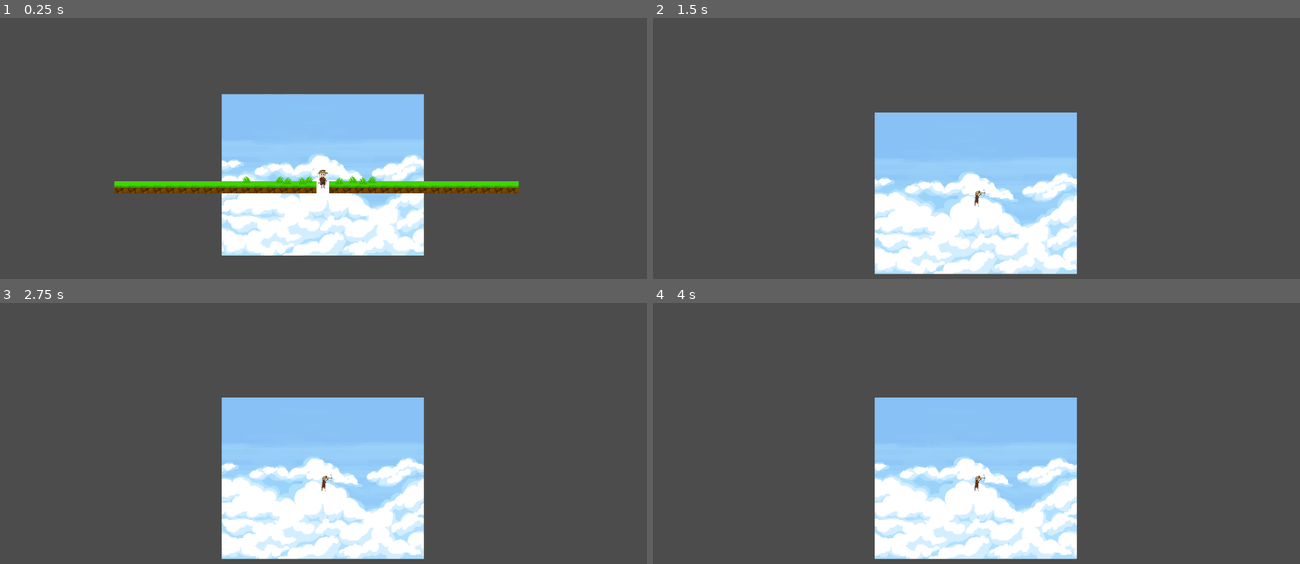
Above: before the commit, frames 1-4 (two rows, left to right).
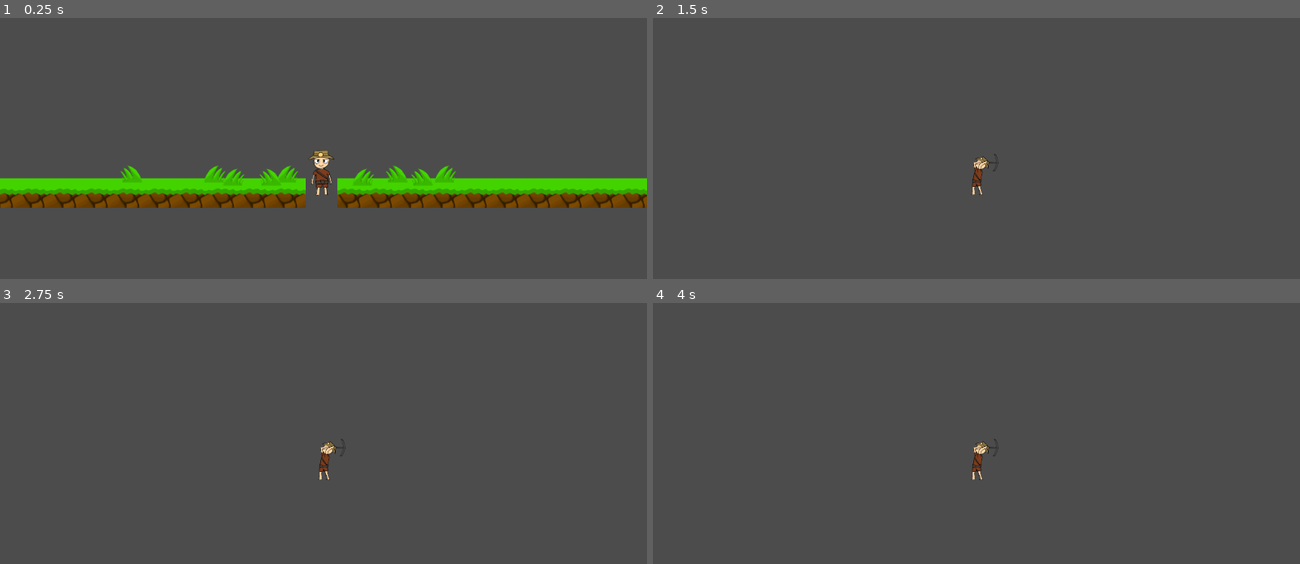
Above: after the commit, the same moments.

Repository: martintan/godot_games
Game: Godot game, scene res://Game.tscn
Same seed, same stepped clock (60 frames per second), same inputs: the game is played once before the commit and once after it.
Inputs:
- Up to frame 1 (0.25 s): no input
- Up to frame 2 (1.5 s): tap 1 (tool_1) at 0.6 s; tap Enter at 1.25 s; tap 2 (tool_2) at 1.35 s
- Up to frame 3 (2.75 s): tap 3 (tool_3) at 2.1 s
- Up to frame 4 (4 s): tap 1 (tool_1) at 2.85 s; tap Space at 3.5 s; tap 2 (tool_2) at 3.6 s

The runs differ from the first frame. In frame 1, 27% of the frame differs, in the area x 0-100%, y 29-92%; in frame 2, 19%; in frame 3, 19%; in frame 4, 19%.
Error in both runs: Attempt to call function 'connect' in base 'null instance' on a null instance. (res://TileMap/LevelTM.gd:31)

Commit message:
Add files via upload

Diff:
--- a/Procedural Miner/Blocks/BlockFactory.gd
+++ b/Procedural Miner/Blocks/BlockFactory.gd
@@ -9,7 +9,7 @@
 	pass
 
 func get_random_block():
-	return get_child( floor(rand_range(0, get_child_count())) ).duplicate()
+	return get_child( floor(rand_range(0, get_child_count()-1)) ).duplicate()
 
 func get_block(BLOCK_TYPE):
 	return get_child(BLOCK_TYPE).duplicate()
--- a/Procedural Miner/Blocks/BlockFactory.tscn
+++ b/Procedural Miner/Blocks/BlockFactory.tscn
@@ -16,7 +16,12 @@
 custom_solver_bias = 0.0
 extents = Vector2( 50, 50 )
 
-[node name="BlockFactory" type="Node"]
+[sub_resource type="RectangleShape2D" id=3]
+
+custom_solver_bias = 0.0
+extents = Vector2( 50, 50 )
+
+[node name="BlockFactory" type="Node" index="0"]
 
 script = ExtResource( 1 )
 block_queue_size = 5
@@ -41,6 +46,7 @@
 
 [node name="CollisionShape2D" type="CollisionShape2D" parent="Dirt" index="1"]
 
+visible = false
 position = Vector2( 50, 50 )
 shape = SubResource( 1 )
 _sections_unfolded = [ "Transform" ]
@@ -66,6 +72,27 @@
 
 [node name="CollisionShape2D" type="CollisionShape2D" parent="Stone" index="1"]
 
+visible = false
 position = Vector2( 50, 50 )
 shape = SubResource( 2 )
 _sections_unfolded = [ "Transform", "Visibility" ]
+
+[node name="Marble" type="StaticBody2D" parent="." index="2"]
+
+position = Vector2( 200, 0 )
+input_pickable = false
+collision_layer = 1
+collision_mask = 1
+constant_linear_velocity = Vector2( 0, 0 )
+constant_angular_velocity = 0.0
+friction = 1.0
+bounce = 0.0
+_sections_unfolded = [ "Transform" ]
+
+[node name="Sprite" type="Sprite" parent="Marble" index="0"]
+
+[node name="CollisionShape2D" type="CollisionShape2D" parent="Marble" index="1"]
+
+position = Vector2( 50, 50 )
+shape = SubResource( 3 )
+_sections_unfolded = [ "Transform" ]
--- a/Procedural Miner/Game.tscn
+++ b/Procedural Miner/Game.tscn
@@ -160,7 +160,7 @@
 anchor_mode = 1
 rotating = false
 current = true
-zoom = Vector2( 5, 5 )
+zoom = Vector2( 2, 2 )
 limit_left = -10000000
 limit_top = -10000000
 limit_right = 10000000
@@ -182,6 +182,7 @@
 
 [node name="SkyBG" type="Sprite" parent="Player" index="5"]
 
+visible = false
 position = Vector2( 0, -62.5 )
 scale = Vector2( 6.25, 6.25 )
 z_index = -1
Not shown: 1 places in Procedural Miner/Blocks/BlockFactory.tscn that only renumber resources
